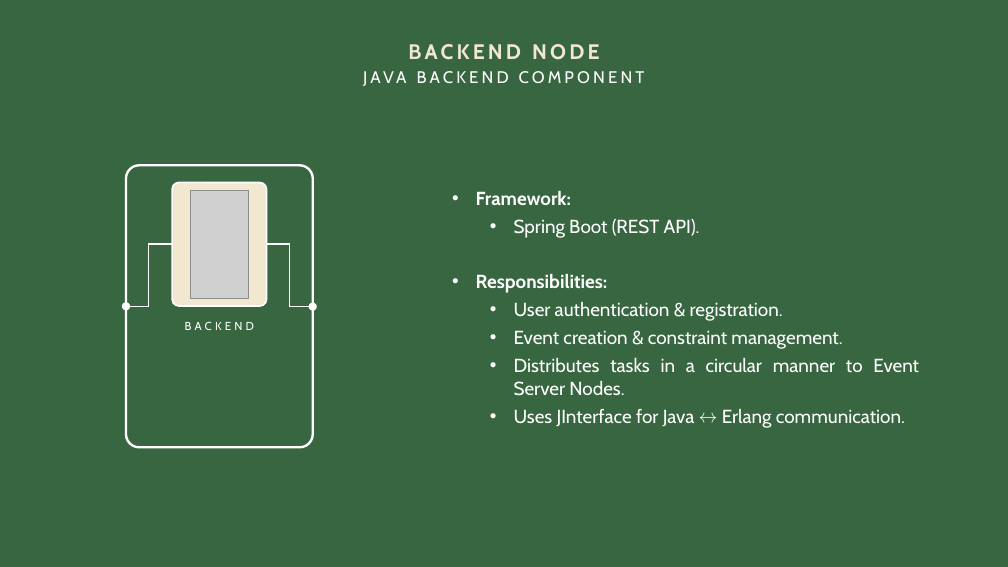
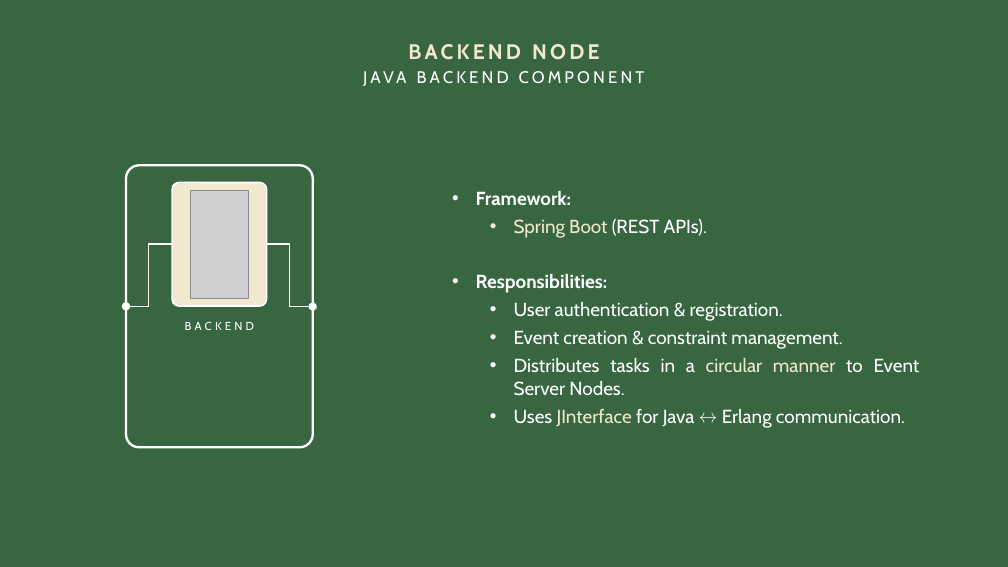
Before and after one commit to aleasca99/DSMT_project, a slide deck: slide 11 of Slides/Slides.pptx. Drawn at 1008x567 pixels with LibreOffice and Linux fonts; fonts in the diff are those of the drawing; grey boxes stand for pictures. Boxes give left, top, right and bottom in pixels: in the first picture for what was removed or moved away, otherwise in the second. Text is boxed around its words. In the diff, an @@ line names an element or a change of style, - is before the commit and + after.

```diff
--- a/Slides/Slides.pptx
+++ b/Slides/Slides.pptx
@@ text at bbox=[514, 219, 707, 238]: text changed @@
-  • Spring Boot (REST API).
+  • Spring Boot (REST APIs).
@@ text at bbox=[514, 358, 920, 428]: text colour #FFFFFF to #F2E8CF in "circular manner", "JInterface" @@
```
Also in this commit, not shown: 8 other slides changed, 3 other files.
